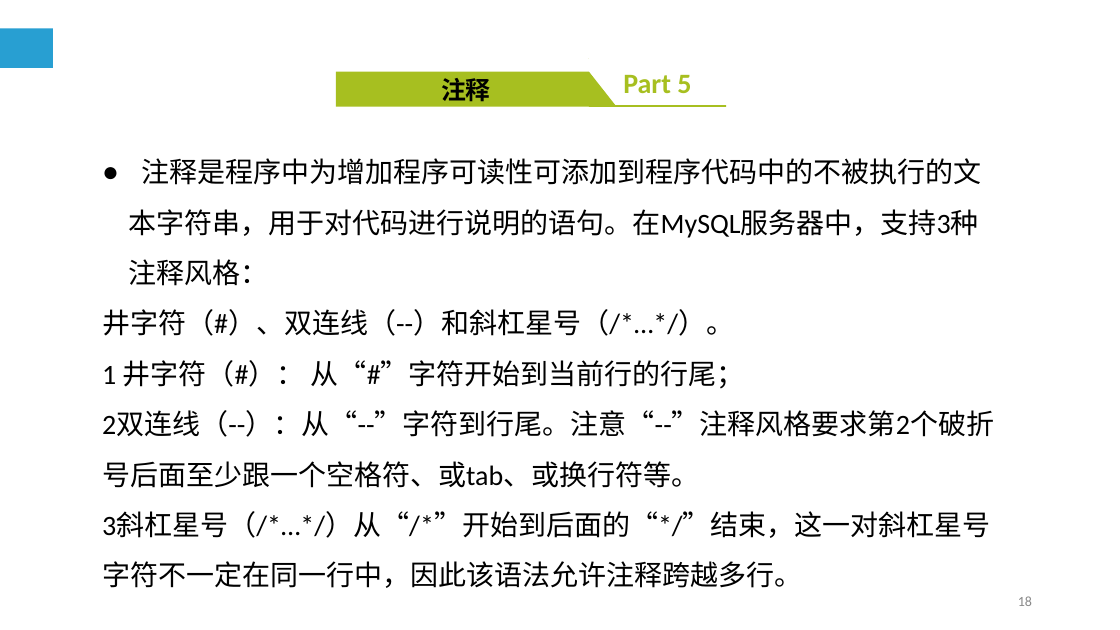
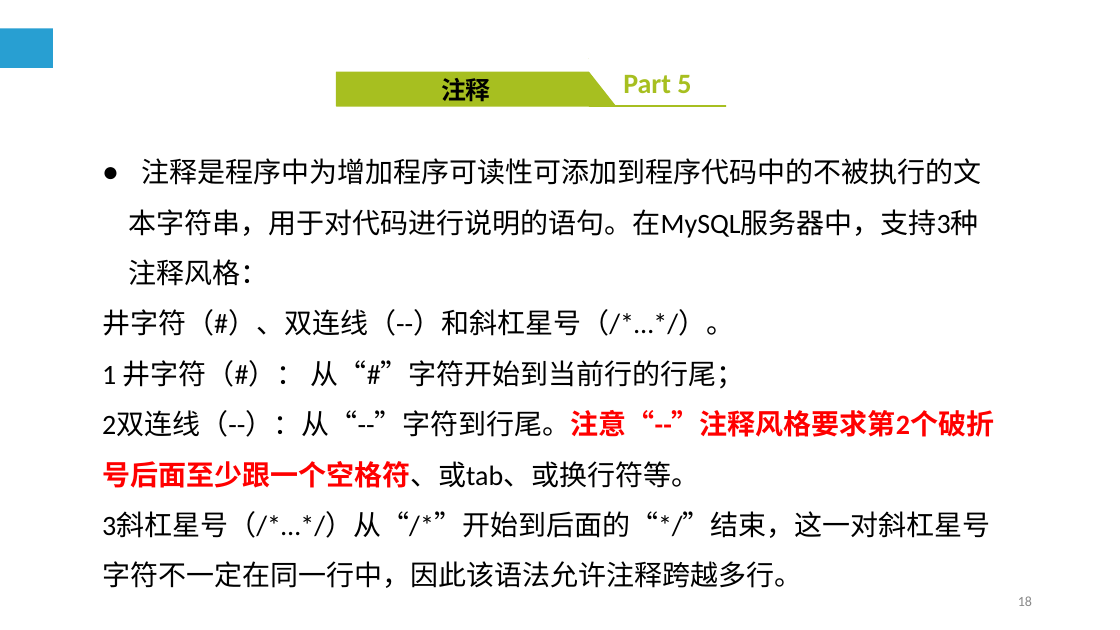
Before and after one commit to cqj726/mysql-s-PPT, a slide deck: slide 18 of PPT/第9章 MySQL编程基础（二）.ppt. Drawn at 1120x630 pixels with LibreOffice and Linux fonts; fonts in the diff are those of the drawing. Boxes give left, top, right and bottom in pixels: in the first picture for what was removed or moved away, otherwise in the second. Text is boxed around its words. In the diff, an @@ line names an element or a change of style, - is before the commit and + after.

```diff
--- a/PPT/第9章 MySQL编程基础（二）.ppt
+++ b/PPT/第9章 MySQL编程基础（二）.ppt
@@ text at (102, 411, 994, 488): text colour #000000 to #FF0000, bold on in "2双连线（--）：从“--”字符到行尾。注意“--”注释风格要求第2个破折号后面至少跟一个空格符、或tab、或换行符等。" @@
```
Also in this commit, not shown: 4 other slides changed, 4 slides added, 4 slides removed, 3 other files.
